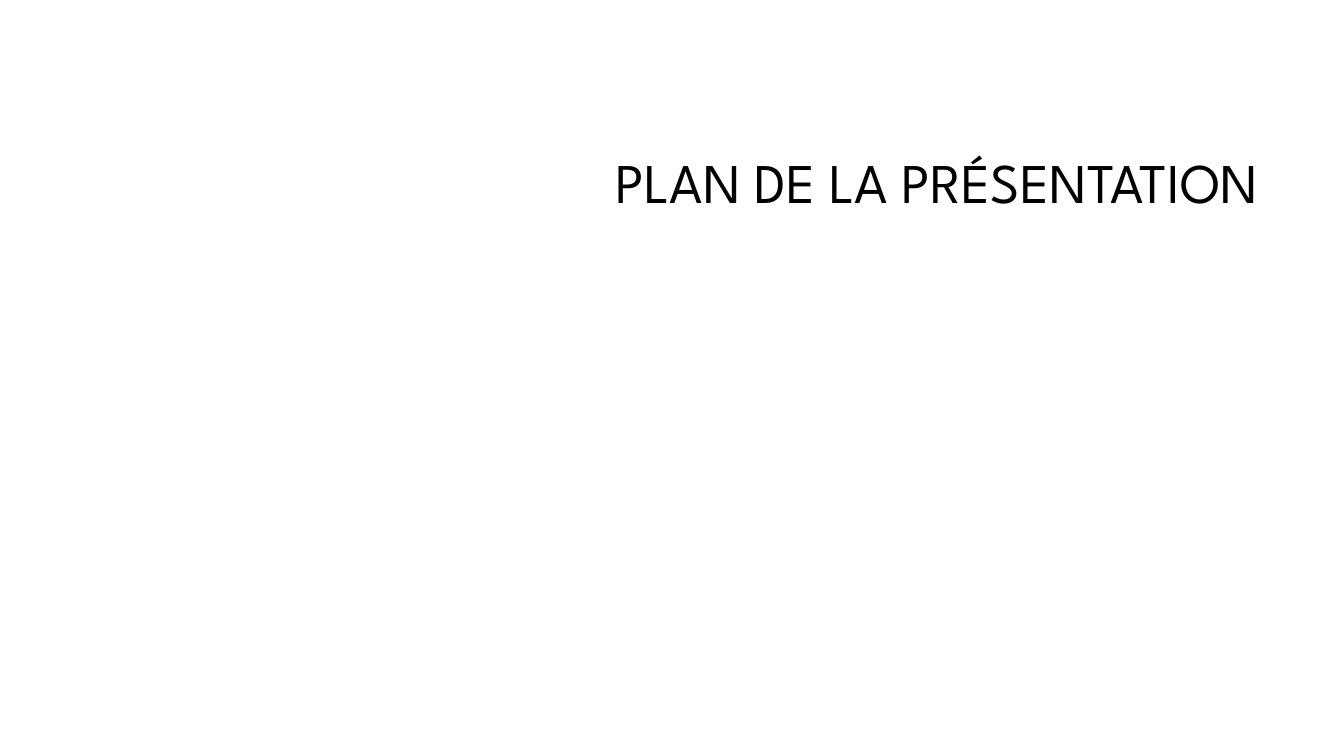
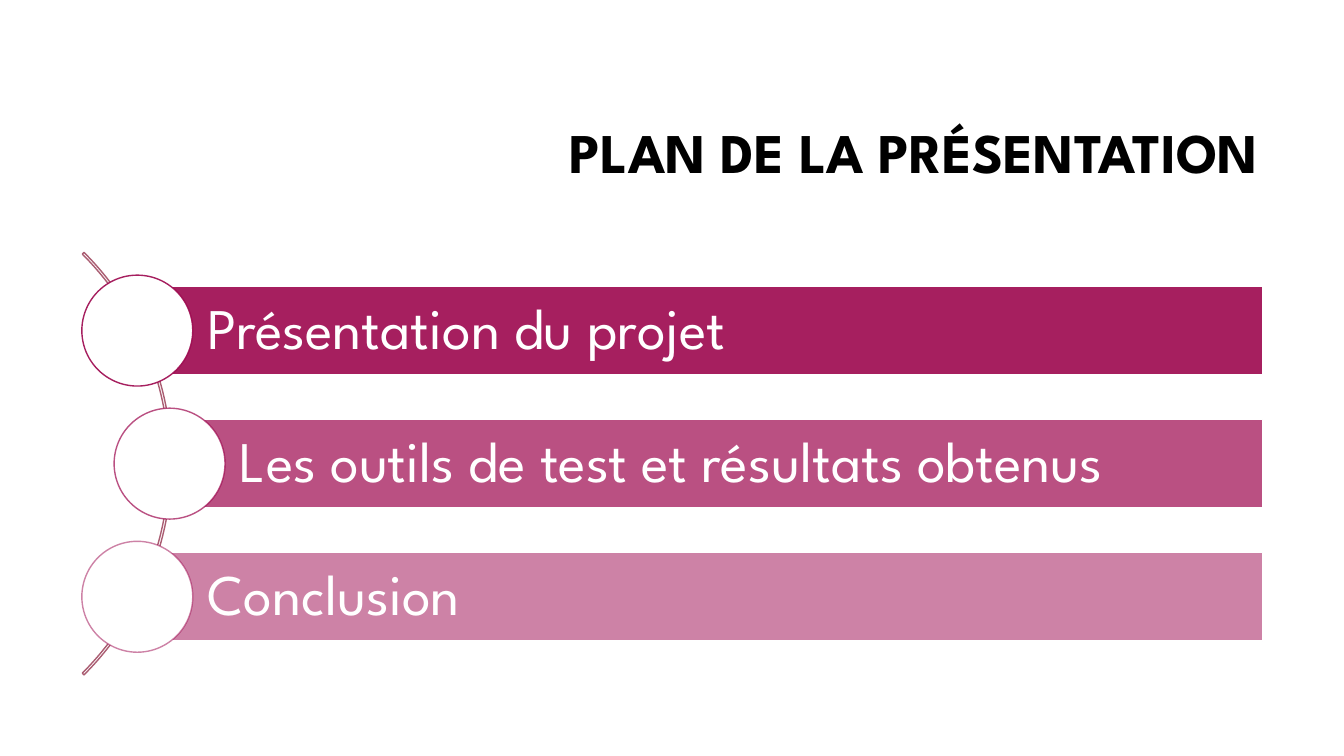
Before and after one commit to khameds/react_vite_blog_testing, a slide deck: slide 3 of presentation/presentation.pptx. Drawn at 1344x756 pixels with LibreOffice and Linux fonts; fonts in the diff are those of the drawing; background and template pictures are left out. Boxes give left, top, right and bottom in pixels: in the first picture for what was removed or moved away, otherwise in the second. Text is boxed around its words. In the diff, an @@ line names an element or a change of style, - is before the commit and + after.

```diff
--- a/presentation/presentation.pptx
+++ b/presentation/presentation.pptx
@@ title "PLAN DE LA PRÉSENTATION" at [570, 123, 1258, 174]: bold on @@
@@ group added at [0, 165, 1262, 756]: 3 rectangles, 3 texts, 3 ellipses, 1 arch (boxed as its full ring) @@
+Présentation du projet
+Les outils de test et résultats obtenus
+Conclusion
```
Also in this commit, not shown: 4 other slides changed, 15 slides added, 2 slides removed, 4 other files.
